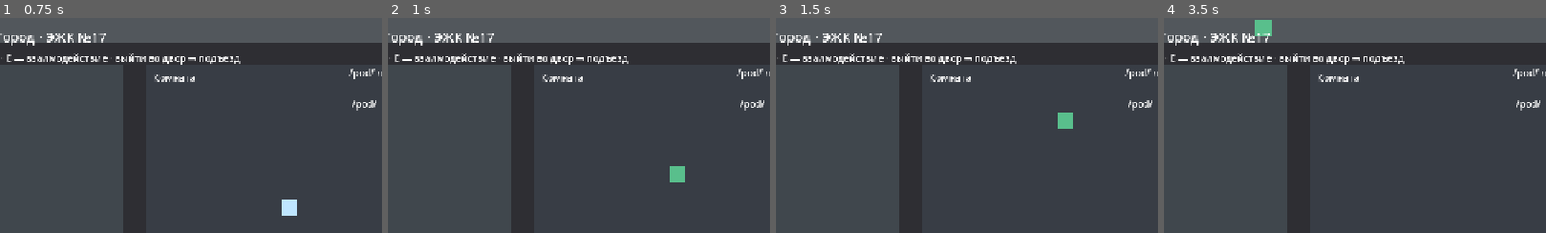
Above: before the commit, frames 1-4 (left to right).
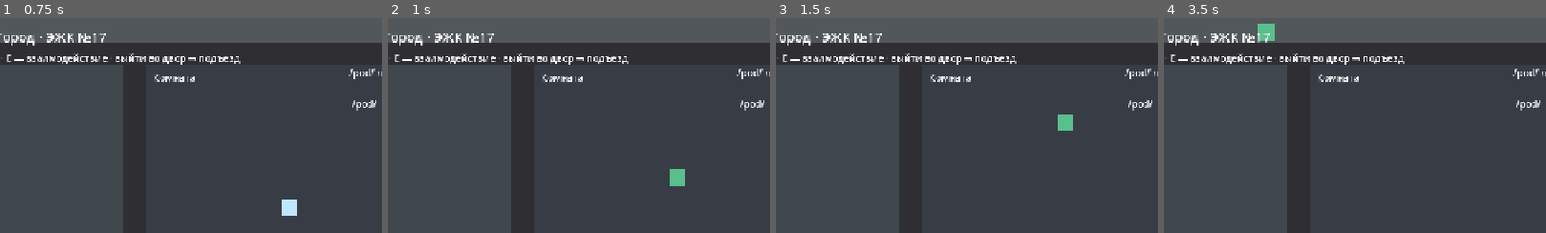
Above: after the commit, the same moments.

Repository: AdamCage/okraina
Game: Godot game, scene res://scenes/main.tscn
Two runs of this game, one before a commit and one after it. Both use one fixed random seed, a clock stepped at 60 frames per second and the inputs below.
Inputs:
- Up to frame 1 (0.75 s): tap Enter at 0.5 s; hold W (move_up) from 0.53 s (still down); tap Shift (dodge) at 0.6 s
- Up to frame 2 (1 s): keep holding W (move_up)
- Up to frame 3 (1.5 s): keep holding W (move_up); tap Space (attack) at 1.35 s
- Up to frame 4 (3.5 s): tap Shift (dodge) at 1.55, 2.1, 3.05 s; release W (move_up) at 2.03 s; hold A (move_left) from 2.03 s (still down); tap E (interact) at 2.85 s
The pictures show only the part of the screen within x 12-62%, y 0-50%; the shares and areas given below are measured in that part.

Frame 1 is identical in both runs. In frame 2, 0.1% of the frame differs, in the area x 73-78%, y 68-79%; in frame 3, less than 0.1%; in frame 4, 0.3%, in the area x 23-29%, y 0-11%.

Commit message:
Close the two combat review nits.
The dodge step now moves only for the time left in the 0.16s window,
and the smoke starts that step through the dodge action.

Co-authored-by: Bogdan Kishchak <AdamCage@users.noreply.github.com>

Diff:
--- a/game/scripts/combat_feel_smoke.gd
+++ b/game/scripts/combat_feel_smoke.gd
@@ -34,7 +34,14 @@
 		quit(1)
 		return
 	var hp_before: int = int(gs.get("player_hp"))
-	player.call("start_dodge")
+	await process_frame
+	Input.action_press("dodge")
+	player.call("_physics_process", 0.016)
+	Input.action_release("dodge")
+	if not bool(player.call("is_dodging")):
+		push_error("COMBAT: dodge action did not start the step")
+		quit(1)
+		return
 	if not await _wait_until(func() -> bool: return not bool(player.call("is_dodging")), 40):
 		push_error("COMBAT: dodge did not finish")
 		quit(1)
--- a/game/scripts/player.gd
+++ b/game/scripts/player.gd
@@ -43,8 +43,12 @@
 		start_dodge()
 	_tick_cover(delta)
 	if _dodge_left > 0.0:
-		_dodge_left = maxf(0.0, _dodge_left - delta)
-		velocity = _dodge_dir * DODGE_SPEED
+		var step := minf(delta, _dodge_left)
+		_dodge_left -= step
+		if delta > 0.0:
+			velocity = _dodge_dir * DODGE_SPEED * (step / delta)
+		else:
+			velocity = Vector2.ZERO
 		move_and_slide()
 		if _dodge_left <= 0.0:
 			_paint_idle()
Not shown, changed: game/docs/combat_feel/review.md
Not shown, changed: game/docs/combat_feel/test-report.md
